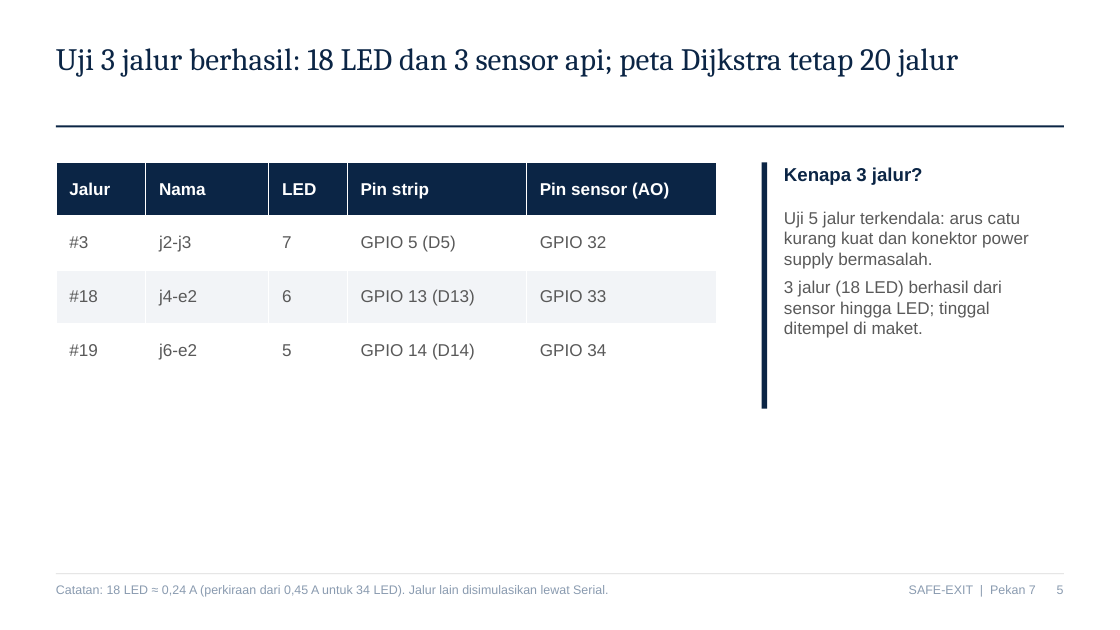
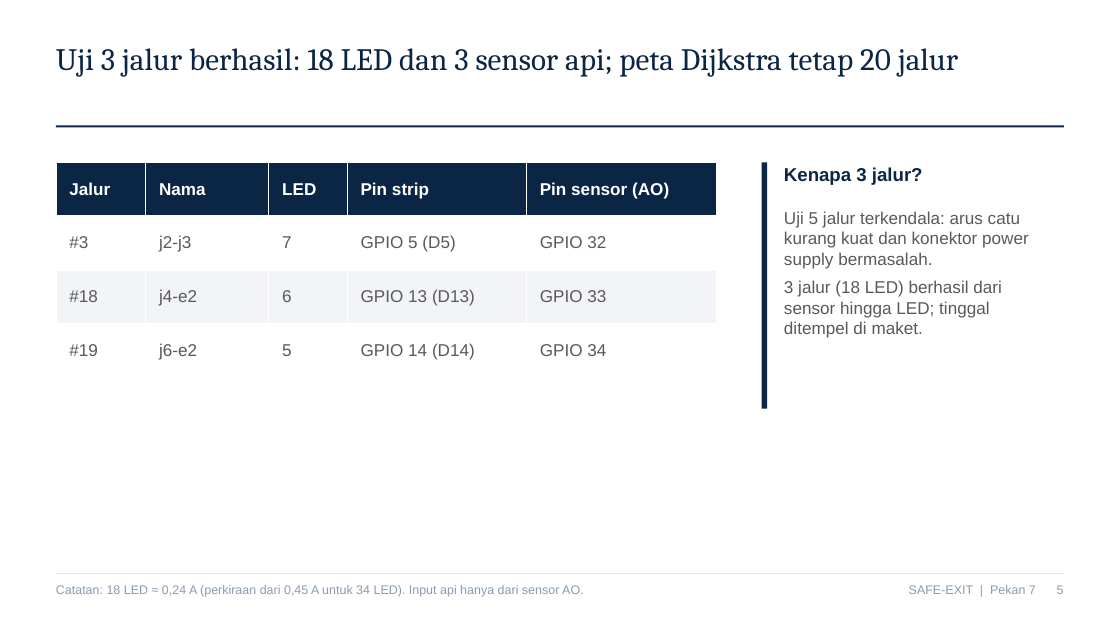
Before and after one commit to aryawiandra/despro-2, a slide deck: slide 5 of Week7/PPT_SAFE-EXIT_Pekan7_Kelompok21_MBB.pptx. Drawn at 1120x630 pixels with LibreOffice and Linux fonts; fonts in the diff are those of the drawing. Boxes give left, top, right and bottom in pixels: in the first picture for what was removed or moved away, otherwise in the second. Text is boxed around its words. In the diff, an @@ line names an element or a change of style, - is before the commit and + after.

Commit message:
fix: Week7 input api hanya dari sensor AO (ALLOW_TEXT_SIM 0), sesuaikan laporan, PPT, README

```diff
--- a/Week7/PPT_SAFE-EXIT_Pekan7_Kelompok21_MBB.pptx
+++ b/Week7/PPT_SAFE-EXIT_Pekan7_Kelompok21_MBB.pptx
@@ text at bbox=[56, 585, 583, 597]: text changed @@
-Catatan: 18 LED ≈ 0,24 A (perkiraan dari 0,45 A untuk 34 LED). Jalur lain disimulasikan lewat Serial.
+Catatan: 18 LED ≈ 0,24 A (perkiraan dari 0,45 A untuk 34 LED). Input api hanya dari sensor AO.
```
Also in this commit, not shown: 2 other slides changed, 5 other files.
